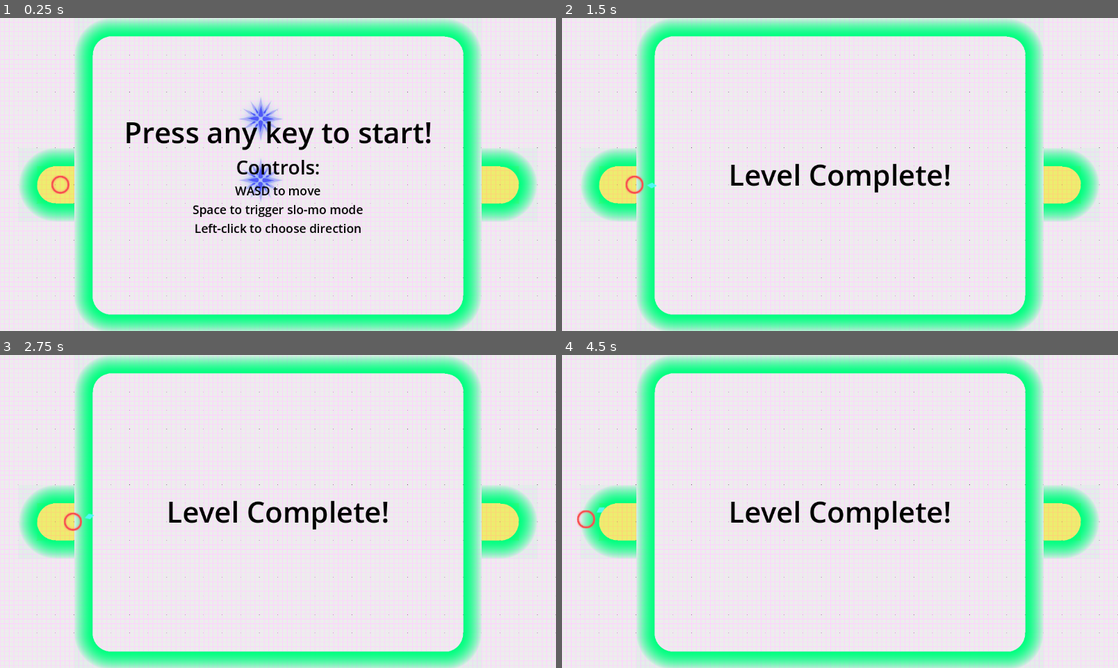
Above: before the commit, frames 1-4 (two rows, left to right).
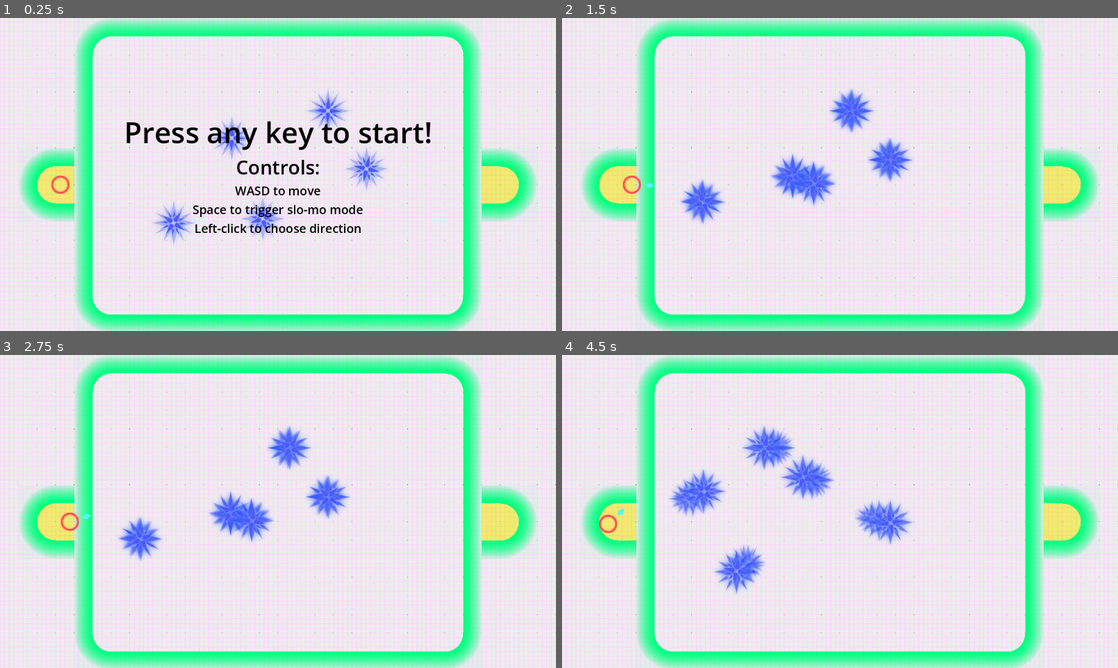
Above: after the commit, the same moments.

Repository: emrysshevek/DodgeDetective
Game: Godot game, scene res://scenes/test.tscn
Same seed, same stepped clock (60 frames per second), same inputs: the game is played once before the commit and once after it.
Inputs (mouse positions are in pixels of both pictures, inside the frame that each line leads up to):
- Up to frame 1 (0.25 s): no input
- Up to frame 2 (1.5 s): tap Enter at 0.5 s; move the mouse to (962, 158) at 0.52 s; hold D (right) 0.53-1.28 s; tap Space (bullet_time) at 0.6 s; tap R (reset_debug) at 1.25 s; move the mouse to (728, 190) at 1.27 s; hold S (down) from 1.28 s (still down); click (728, 190) at 1.35 s
- Up to frame 3 (2.75 s): move the mouse to (333, 442) at 2.02 s; release S (down) at 2.03 s; hold D (right) from 2.03 s (still down); right-click (333, 442) at 2.1 s
- Up to frame 4 (4.5 s): move the mouse to (812, 574) at 2.77 s; release D (right) at 2.78 s; hold W (up) 2.78-3.53 s; tap Space (bullet_time) at 2.85 s; tap R (reset_debug) at 3.5, 4.15 s; move the mouse to (1006, 558) at 3.52 s; hold A (left) from 3.53 s (still down); click (1006, 558) at 3.6 s; move the mouse to (673, 464) at 4.27 s; right-click (673, 464) at 4.35 s

The runs differ from the first frame. In frame 1, 2.7% of the frame differs, in the area x 27-70%, y 23-73%; in frame 2, 4.0%; in frame 3, 3.9%; in frame 4, 5.2%, in the area x 2-70%, y 22-77%.

Commit message:
shoddy replay system

Diff:
--- a/nodes/enemy.gd
+++ b/nodes/enemy.gd
@@ -24,8 +24,9 @@
 	var collision: KinematicCollision2D = move_and_collide(velocity * delta)
 	if collision:
 		#print("Collision", position.round())
-		var reflect = collision.get_remainder().bounce(collision.get_normal())
-		velocity = velocity.bounce(collision.get_normal())
+		var reflect = collision.get_remainder().bounce(collision.get_normal()).round()
+		velocity = velocity.bounce(collision.get_normal()).round()
+
 		move_and_collide(reflect)
 	position = position.round()
 
@@ -33,3 +34,7 @@
 	position = start_position
 	velocity = transform.y * speed
 	Sprite.rotation = 0
+
+func replay_mode():
+	reset()
+	velocity *= 0
--- a/nodes/player.gd
+++ b/nodes/player.gd
@@ -13,7 +13,6 @@
 var is_bullet_time = false
 var in_step = false
 var step_direction
-var states = []
 var mode = "live"
 
 func reset():
@@ -26,6 +25,9 @@
 	else:
 		mode = "live"
 	frame = 0
+
+func replay_mode():
+	reset()
 
 func _process(delta):
 	Arrow.look_at(get_viewport().get_mouse_position())
@@ -41,7 +43,6 @@
 
 func live_movement(delta):
 	var direction
-	var state: Dictionary = {}
 
 	if in_step:
 		direction = step_direction
@@ -57,21 +58,11 @@
 
 	if direction:
 		position += direction * speed * delta
-		state["offset"] = direction * speed * delta
 
-	if !state.is_empty():
-		state["frame"] = frame
-		states.push_back(state)
-
-	frame += 1 * Engine.time_scale
 	move_and_slide()
 
 func replay_movement(delta):
-	if states.size() > 0 && frame >= states[0].frame:
-		var input_state: Dictionary = states.pop_front()
-		if input_state.get("offset"):
-			position += input_state.offset
-	frame += 1
+	pass
 
 func _on_hit_box_body_entered(body):
 	# check if body is an enemy
--- a/nodes/replay.gd
+++ b/nodes/replay.gd
@@ -2,22 +2,75 @@
 
 extends Node
 
+@export var Entities: Node2D
+
 var curr_time = 0.0
+var elapsed_time = 0.0
+var ticks = 10.0 # number of ticks per second
+var tick_length = 1 / ticks # duration between each tick
 var mode = "record"
+var paused = true
 var states = []
+
+func set_mode(new_mode):
+	mode = new_mode
+	curr_time = 0
+	elapsed_time = 0
+
+func record():
+	states = []
+	paused = false
+	mode = "record"
+	restart()
+
+func replay():
+	paused = false
+	mode = "replay"
+	restart()
+
+func pause():
+	paused = true
+
+func resume():
+	paused = false
+
+func restart():
+	curr_time = 0.0
+	elapsed_time = 0.0
 
 
 func _physics_process(delta):
-	curr_time += delta
+	if paused:
+		return
 
-func update_state(key, val):
-	if states[states.size()-1].time != curr_time:
-		var state = {
-			"time": curr_time,
-			"key": val
-		}
-		states.push_back(state)
-	else:
-		states[states.size()-1][key] = val
+	elapsed_time += delta * Engine.time_scale
+	curr_time += delta * Engine.time_scale
 
-#func add_collision(collision)
+	if elapsed_time >= tick_length:
+		elapsed_time -= tick_length
+		if mode == "record":
+			save_state()
+		elif states.size() > 0:
+			states.pop_front()
+			if states.size() == 0:
+				pause()
+
+	if mode == "replay" && states.size() > 0:
+		replay_state(delta)
+
+	print("tick: %s, delta: %s, elapsed: %s, current: %s" % [tick_length, delta, elapsed_time, curr_time])
+
+func save_state():
+	print("SAVING STATE @ TIME %s" % curr_time)
+	var state = []
+	for entity in Entities.get_children():
+		state.append([entity, entity.global_position])
+	states.append(state)
+
+func replay_state(delta):
+	print("REPLAYING STATE @ TIME %s" % curr_time)
+	for kv in states[0]:
+		var entity: Node2D = kv[0]
+		var pos: Vector2 = kv[1]
+		entity.global_position = entity.global_position.lerp(pos, elapsed_time / tick_length)
+		#entity.global_position = pos
--- a/scenes/level_controller.gd
+++ b/scenes/level_controller.gd
@@ -3,8 +3,11 @@
 @onready var StartText: Control = get_node("UI/Control/StartingText")
 @onready var EndText: Control = get_node("UI/Control/EndingText")
 @onready var Entities: Node2D = get_node("Entities")
+@onready var EndArea: Area2D = get_node("EndArea")
+@onready var ReplayNode: Replay = get_node("Replay")
 
 var running = false
+var mode = "live"
 
 
 func _ready():
@@ -13,22 +16,34 @@
 	StartText.show()
 	EndText.hide()
 
+
 func _input(event):
 	if !running && event.is_pressed():
 		start_level()
 
 func _physics_process(delta):
 	if Input.is_action_just_pressed("reset_debug"):
-		Engine.time_scale = 0
-		for entity in get_node("Entities").get_children():
-			entity.reset()
+		if mode == "live":
+			mode = "replay"
+			for entity in get_node("Entities").get_children():
+				entity.show()
+				entity.replay_mode()
+			ReplayNode.replay()
+		else:
+			mode = "live"
+			Engine.time_scale = 0
+			for entity in get_node("Entities").get_children():
+				entity.reset()
+				entity.show()
+			ReplayNode.record()
+
 		Engine.time_scale = 1
-	#print("NEW FRAME")
 
 func start_level():
 	running = true
 	StartText.hide()
 	Engine.time_scale = 1
+	ReplayNode.record()
 
 func end_level():
 	running = false
@@ -36,9 +51,11 @@
 	Engine.time_scale = .01
 	for entity in Entities.get_children():
 		if entity is Enemy:
-			entity.queue_free()
+			#entity.queue_free()
+			entity.hide()
+	ReplayNode.pause()
 
 func _on_body_exited_level_area(body):
 	print(typeof(body), "exited the level")
-	if body is Player:
+	if body is Player && EndArea.overlaps_body(body):
 		end_level()
--- a/scenes/test.tscn
+++ b/scenes/test.tscn
@@ -845,16 +845,29 @@
 layer_1/name = "walls"
 layer_1/tile_data = PackedInt32Array(11, 0, 805306368, 12, 0, 805306368, 13, 0, 805306368, 14, 0, 805306368, 15, 0, 805 …(1975 unchanged characters)…
 
-[node name="Replay" parent="." instance=ExtResource("2_wt55p")]
+[node name="Replay" parent="." node_paths=PackedStringArray("Entities") instance=ExtResource("2_wt55p")]
+Entities = NodePath("../Entities")
 
 [node name="Entities" type="Node2D" parent="."]
 
 [node name="Enemy" parent="Entities" instance=ExtResource("3_e41v5")]
-position = Vector2(900, 346.667)
+position = Vector2(800, 413.333)
+
+[node name="Enemy3" parent="Entities" instance=ExtResource("3_e41v5")]
+position = Vector2(1266.67, 520)
+rotation = 1.77675
 
 [node name="Enemy2" parent="Entities" instance=ExtResource("3_e41v5")]
-position = Vector2(900, 560)
-rotation = 3.14159
+position = Vector2(906.667, 693.333)
+rotation = 2.7838
+
+[node name="Enemy4" parent="Entities" instance=ExtResource("3_e41v5")]
+position = Vector2(1133.33, 320)
+rotation = -4.70541
+
+[node name="Enemy5" parent="Entities" instance=ExtResource("3_e41v5")]
+position = Vector2(600, 706.667)
+rotation = 2.14501
 
 [node name="Player" parent="Entities" instance=ExtResource("1_xec6e")]
 position = Vector2(208.333, 575)
